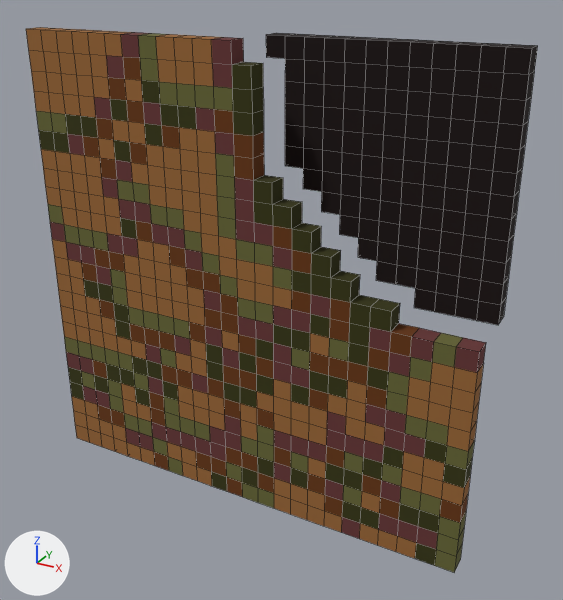
The OBJ model WindingTale2/Assets/Resources/Shapes/Shapes_28/Shape_28_108.obj as it was, and as the next commit left it.
Both versions are drawn from a 50 mm camera at (1.88, -3.37, 1.52) aimed at (0.12, -0.17, -0.08). Lighting does not change. The marker at lower left points along +X, +Y and +Z. The first picture is the older version. Mesh edges are drawn as thin lines. Where no turn or scale is listed for an object, it has been applied to the vertices. Vertices at exactly the same position are counted once.

Objects in the first picture: 'Shape_28_108'.
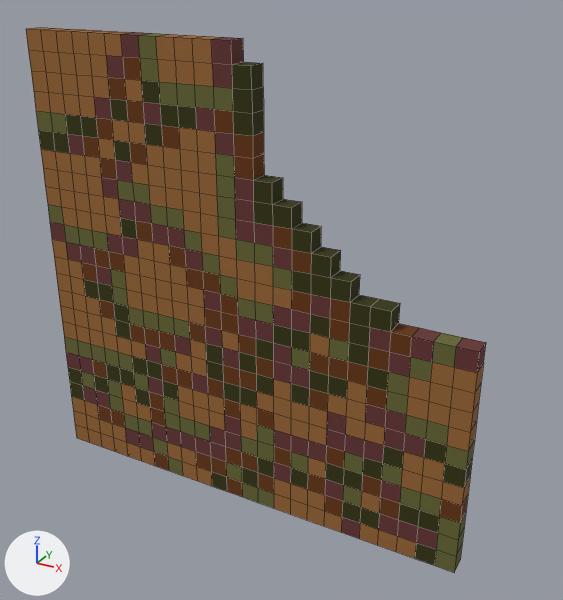
The newer file is also turned or shifted as a whole; pictures and numbers use the older file's frame.

What differs and where, as boxes [x1, y1, x2, y2] in the pictures (563 x 600 px):
'Shape_28_108', reshaped (10% narrower)
    before: [26, 27, 538, 572]
    after: [26, 27, 486, 572]
part 1 of me_shape_28_108, deleted
    before: [266, 33, 538, 325]

Edits to the bpy script that builds the scene:
```text
Change me_shape_28_108:
    used by ob_shape_28_108; location = (0.0, 0.0, 0.0)
    remove me_shape_28_108.from_pydata(...)  # 1300 vertices, 1296 faces; spans x -1.2..1.2, y -0.4..0.0, z -1.2..1.2
    add me_shape_28_108.from_pydata(...)  # 1028 vertices, 1026 faces; spans x -1.2..1.2, y -0.4..-0.3, z -1.2..1.2
    me_shape_28_108 part 1: the loose piece of 272 vertices spanning x 0.0..1.2, y -0.1..0.0, z 0.0..1.2 is deleted
```
